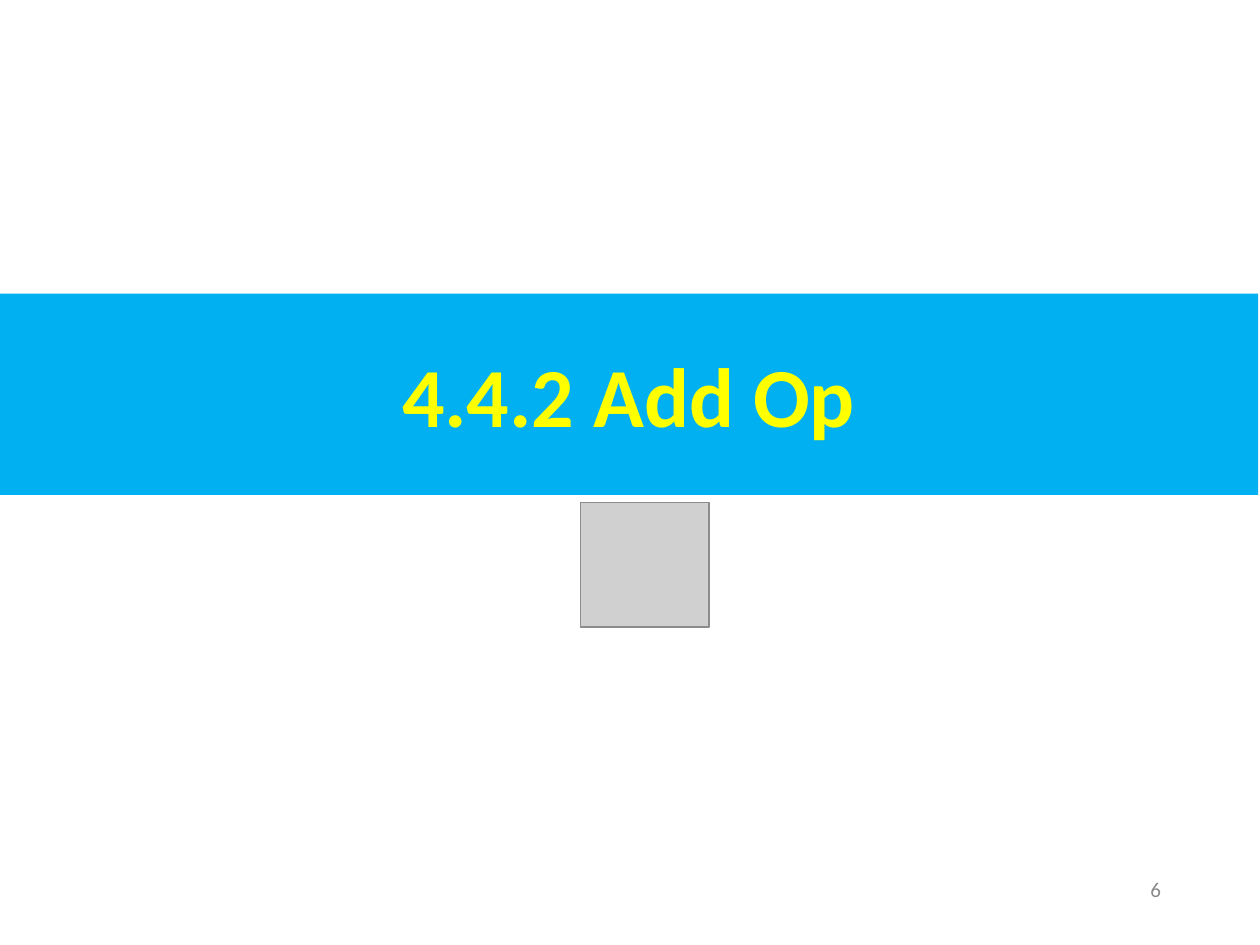
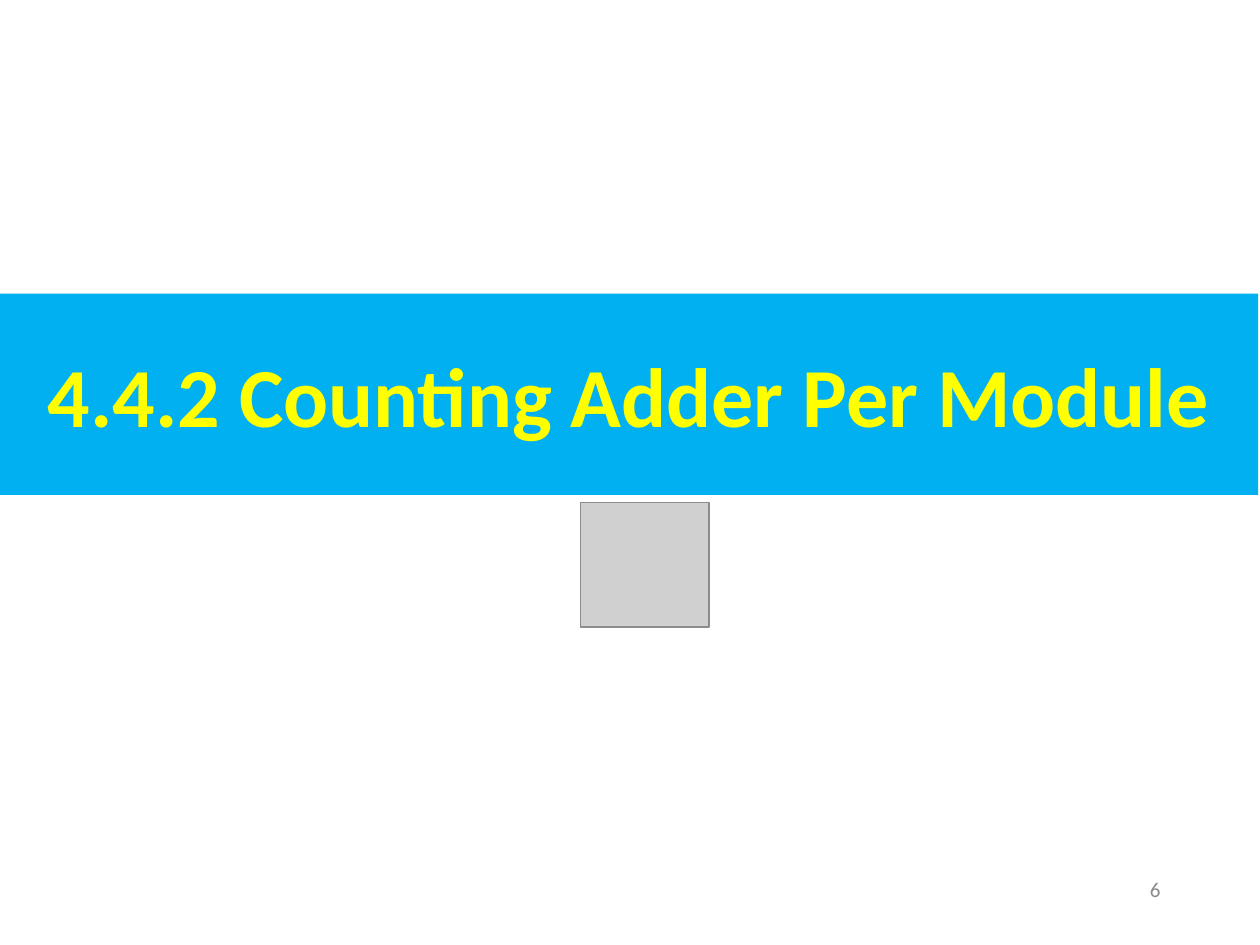
Before and after one commit to peterhchen/AIU_CS800_Chisel, a slide deck: slide 6 of 300_UCB_BC/004.4_Add_Op/000_Video/004.4_Add_Op.ppt. Drawn at 1260x945 pixels with LibreOffice and Linux fonts; fonts in the diff are those of the drawing; grey boxes stand for pictures. Boxes give left, top, right and bottom in pixels: in the first picture for what was removed or moved away, otherwise in the second. Text is boxed around its words. In the diff, an @@ line names an element or a change of style, - is before the commit and + after.

```diff
--- a/300_UCB_BC/004.4_Add_Op/000_Video/004.4_Add_Op.ppt
+++ b/300_UCB_BC/004.4_Add_Op/000_Video/004.4_Add_Op.ppt
@@ text in rectangle at <box>48,368,1208,442</box>: text changed @@
-4.4.2 Add Op
+4.4.2 Counting Adder Per Module
```
Also in this commit, not shown: 1 other slide changed, 8 slides added.
